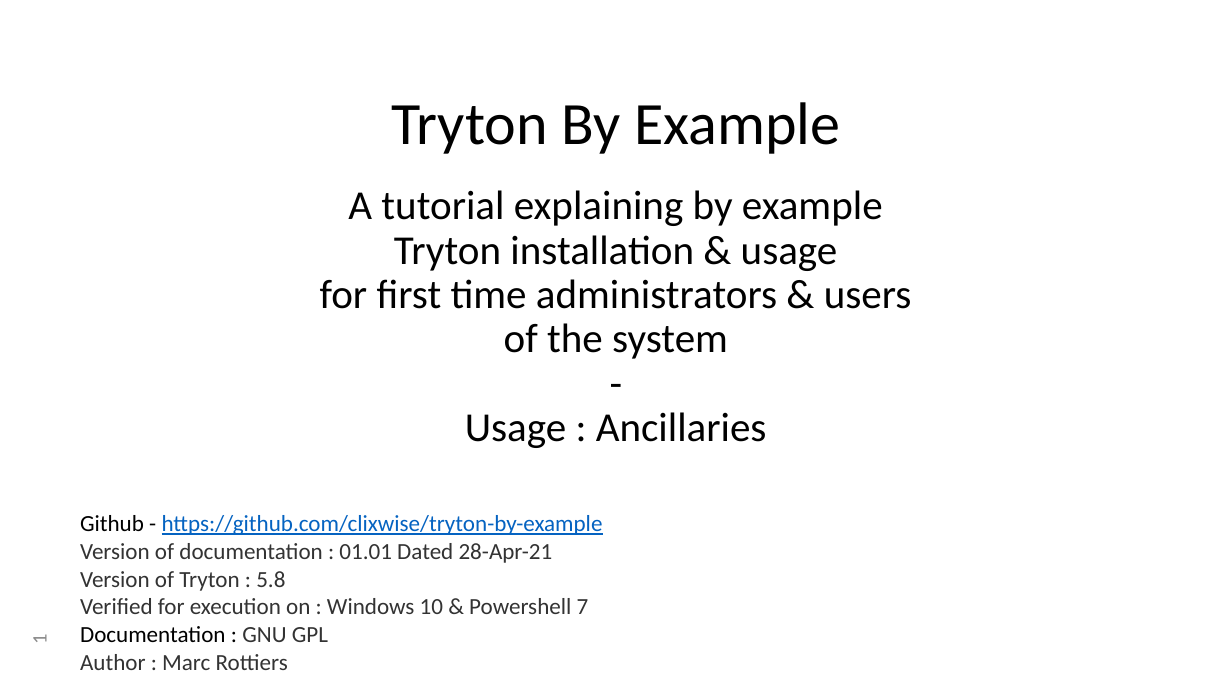
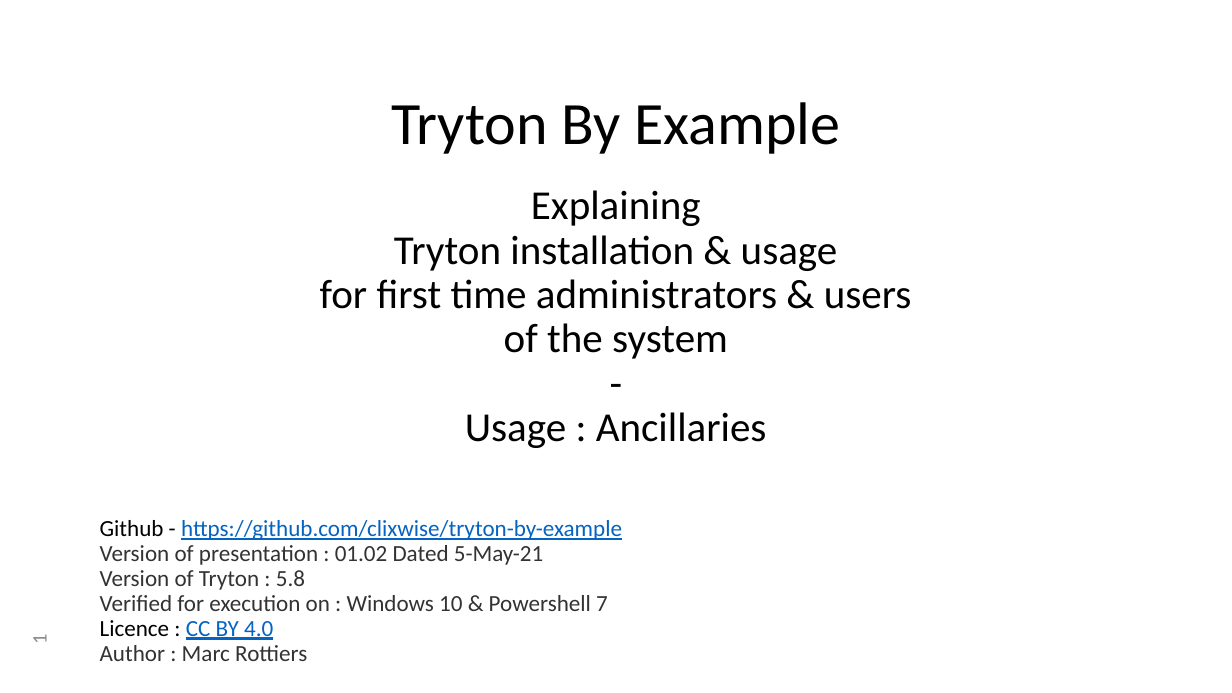
Before and after one commit to clixwise/tryton-by-example, a slide deck: slide 1 of 5.8/Tryton 5.8 - Doc 80.01 - Ancillaries.pptx. Drawn at 1232x693 pixels with LibreOffice and Linux fonts; fonts in the diff are those of the drawing. Boxes give left, top, right and bottom in pixels: in the first picture for what was removed or moved away, otherwise in the second. Text is boxed around its words. In the diff, an @@ line names an element or a change of style, - is before the commit and + after.

```diff
--- a/5.8/Tryton 5.8 - Doc 80.01 - Ancillaries.pptx
+++ b/5.8/Tryton 5.8 - Doc 80.01 - Ancillaries.pptx
@@ title at [320, 190, 912, 448]: text changed @@
-A tutorial explaining by example
-Tryton installation & usage
-for first time administrators & users
-of the system
--
-Usage : Ancillaries
+Explaining
+Tryton installation & usage
+for first time administrators & users
+of the system
+-
+Usage : Ancillaries
@@ text at [100, 520, 622, 661]: text changed @@
-Github - https://github.com/clixwise/tryton-by-example
-Version of documentation : 01.01 Dated 28-Apr-21
-Version of Tryton : 5.8
-Verified for execution on : Windows 10 & Powershell 7
-Documentation : GNU GPL
-Author : Marc Rottiers
+Github - https://github.com/clixwise/tryton-by-example
+Version of presentation : 01.02 Dated 5-May-21
+Version of Tryton : 5.8
+Verified for execution on : Windows 10 & Powershell 7
+Licence : CC BY 4.0
+Author : Marc Rottiers
```
Also in this commit, not shown: 6 other files.
